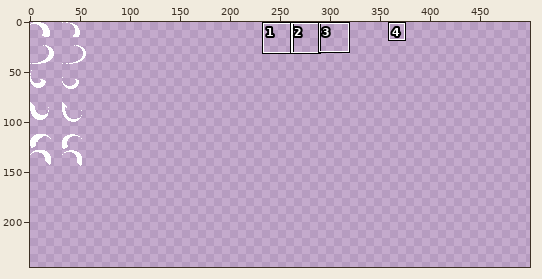
Pixel-art file: src/averain/assets/vfx.ase. Above, an overview of the earlier version with the close-up marked.
Close-up. Before:
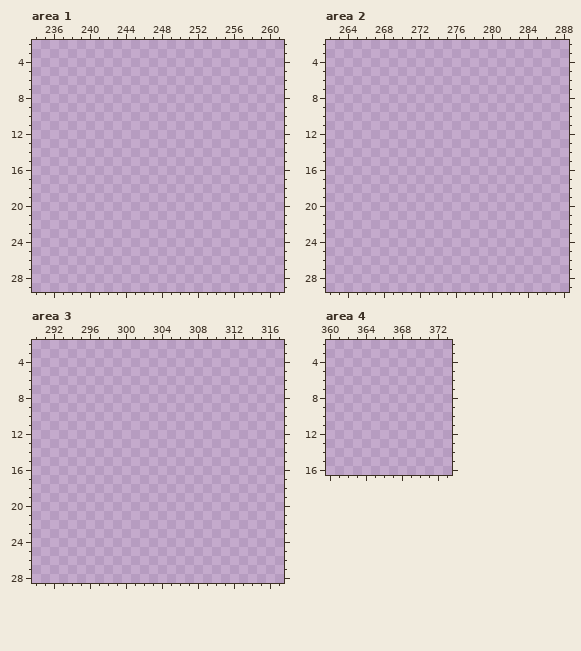
512x512 pixels, 1 frame. Shown: area 1: x 234..261, y 2..29; area 2: x 262..288, y 2..29; area 3: x 290..317, y 2..28; area 4: x 360..373, y 2..16. The wide view leaves out empty margins. The commit also changed other parts of the picture, which this record leaves out.
And afterwards:
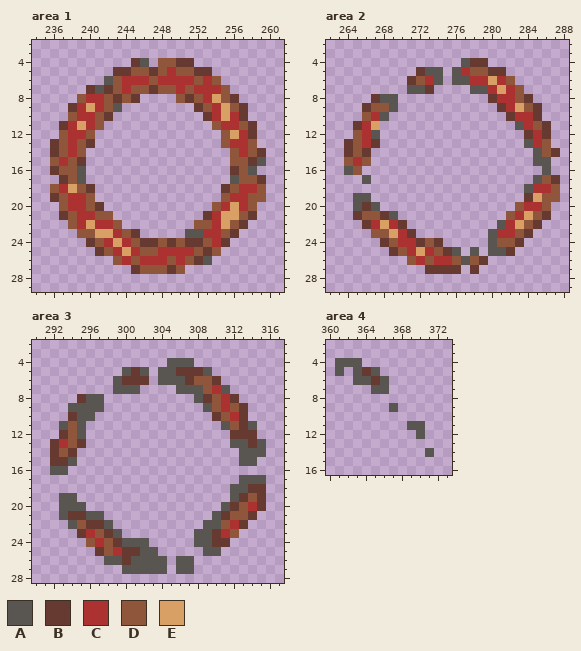
Palette (. is transparent): A #595652  B #663931  C #ac3232  D #8f563b  E #d9a066
Edits made:
Area 1:
y 4: x 245..246 .. -> BA; x 248..251 .... -> DDBB
y 5: x 243..253 ........... -> BBDDBDCDDBB
y 6: x 242..254 ............. -> ADCCCDCCCCDCD
y 7: x 240..255 ................ -> BABDCDDBDDCDCCCD
y 8: x 239..245 ....... -> DCCDBDB; x 250..256 ....... -> DBDCEDB
y 9: x 238..243 ...... -> BCECDA; x 252..257 ...... -> BDCEDB
y 10: x 238..242 ..... -> DCCDB; x 253..257 ..... -> BCECB
y 11: x 237..241 ..... -> BCECD; x 254..258 ..... -> DCCDB
y 12: x 237..240 .... -> DCCD; x 255..258 .... -> DECB
y 13: x 236..240 ..... -> BDCDB; x 255..258 .... -> DCCD
y 14: x 236..239 .... -> BDCD; x 256..259 .... -> DCDB
y 15: x 236..239 .... -> DCDB; x 256..259 .... -> DDBA
y 16: x 236..239 .... -> BDDA; x 256..258 ... -> BDA
y 17: x 237..239 ... -> BDA; x 256..259 .... -> ADDB
y 18: x 236..240 ..... -> DCEDB; x 255..259 ..... -> BDCCD
y 19: x 236..240 ..... -> BDCCD; x 255..259 ..... -> DCCDD
y 20: x 237..241 ..... -> DCCDB; x 254..258 ..... -> DCECD
y 21: x 237..242 ...... -> BDCCDD; x 253..258 ...... -> BCEEDB
y 22: x 238..243 ...... -> DCECCD; x 252..257 ...... -> DDCEDB
y 23: x 239..245 ....... -> DDEECDB; x 251..256 ...... -> AACCDB
y 24: x 240..255 ................ -> BDCECDBBDBDBBDCB
y 25: x 241..254 .............. -> BDCECDDCCCCDBD
y 26: x 243..253 ........... -> DCDCCCDCDBA
y 27: x 245..250 ...... -> BDDDBD
Area 2:
y 4: x 277..279 ... -> ABB
y 5: x 272..274 ... -> BAA; x 276..281 ...... -> ACDDBB
y 6: x 271..274 .... -> BDCA; x 276..282 ....... -> AACCECD
y 7: x 271..273 ... -> AAB; x 278..283 ...... -> AACECD
y 8: x 267..269 ... -> BAA; x 280..284 ..... -> BCCDB
y 9: x 266..269 .... -> BDDA; x 281..285 ..... -> BCEDB
y 10: x 266..268 ... -> DCA; x 282..285 .... -> BCCB
y 11: x 265..267 ... -> BCE; x 283..286 .... -> ACDB
y 12: x 265..267 ... -> DCA; x 284..286 ... -> BCB
y 13: x 264..267 .... -> BDCB; x 284..286 ... -> ACD
y 14: x 264..266 ... -> BDB; x 285..287 ... -> ADB
y 15: x 264..266 ... -> DCD; x 285..286 .. -> AA
y 16: x 264..265 .. -> AD; x 286 . -> A
y 17: x 266 . -> A; x 285..287 ... -> ADB
y 18: x 284..287 .... -> ACCD
y 19: x 265..266 .. -> AA; x 284..287 .... -> BEDD
y 20: x 265..267 ... -> ABA; x 283..286 .... -> DCCD
y 21: x 265..269 ..... -> BDDBA; x 282..286 ..... -> DCEDB
y 22: x 266..270 ..... -> BCECB; x 281..285 ..... -> ACEDB
y 23: x 267..271 ..... -> DDECB; x 280..284 ..... -> ACCDB
y 24: x 268..274 ....... -> BDCCBDB; x 280..283 .... -> ADDB
y 25: x 269..276 ........ -> BDCECDBA; x 278 . -> A; x 280..282 ... -> AAB
y 26: x 271..279 ......... -> DCDCCDADB
y 27: x 273..276 .... -> BBBB; x 278 . -> B
Area 3:
y 4: x 305..307 ... -> AAA
y 5: x 300..302 ... -> ABA; x 304..309 ...... -> AABBBA
y 6: x 299..302 .... -> ABBB; x 304..310 ....... -> AAABDDB
y 7: x 299..301 ... -> AAA; x 306..311 ...... -> AAADCA
y 8: x 295..297 ... -> BAA; x 308..312 ..... -> ABDCB
y 9: x 294..297 .... -> AAAA; x 309..313 ..... -> ADCDB
y 10: x 294..296 ... -> BAA; x 310..313 .... -> BDCB
y 11: x 293..295 ... -> ADA; x 311..314 .... -> ADBA
y 12: x 293..295 ... -> BDA; x 312..314 ... -> BBB
y 13: x 292..295 .... -> BCDB; x 312..315 .... -> AABA
y 14: x 292..294 ... -> BDB; x 313..315 ... -> AAA
y 15: x 292..294 ... -> BBA; x 313..314 .. -> AA
y 16: x 292..293 .. -> AA
y 17: x 313..315 ... -> AAA
y 18: x 312..315 .... -> AABB
y 19: x 293..294 .. -> AA; x 312..315 .... -> ABDB
y 20: x 293..295 ... -> AAA; x 311..315 ..... -> ABDCB
y 21: x 293..297 ..... -> ABBAA; x 310..314 ..... -> ABDDB
y 22: x 294..298 ..... -> ADBBA; x 309..313 ..... -> AADCB
y 23: x 295..299 ..... -> BCDBA; x 308..312 ..... -> AABCD
y 24: x 296..302 ....... -> DCDBAAA; x 308..311 .... -> AABB
y 25: x 297..303 ....... -> BDCBBAA; x 309..310 .. -> AA
y 26: x 298..304 ....... -> AABAAAA; x 306..307 .. -> AA
y 27: x 300..304 ..... -> AAAAA; x 306..307 .. -> AA
Area 4:
y 4: x 361..363 ... -> AAA
y 5: x 361 . -> A; x 363..365 ... -> ABA
y 6: x 363..366 .... -> AABA
y 7: x 365..366 .. -> AA
y 9: x 367 . -> A
y 11: x 369..370 .. -> AA
y 12: x 370 . -> A
y 14: x 371 . -> A
